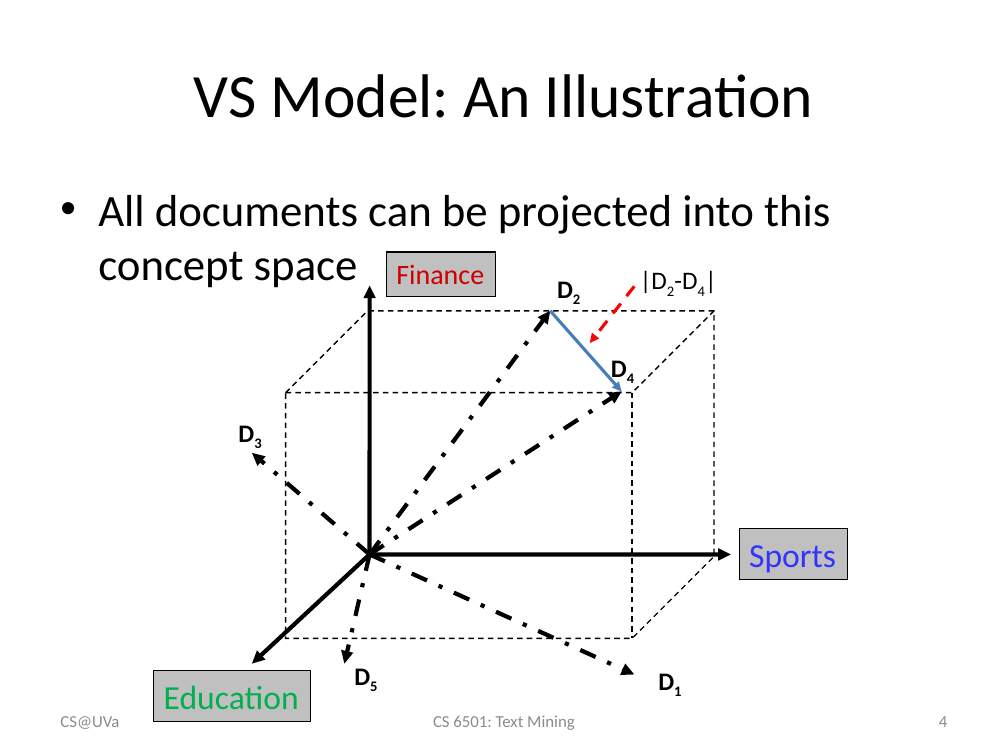
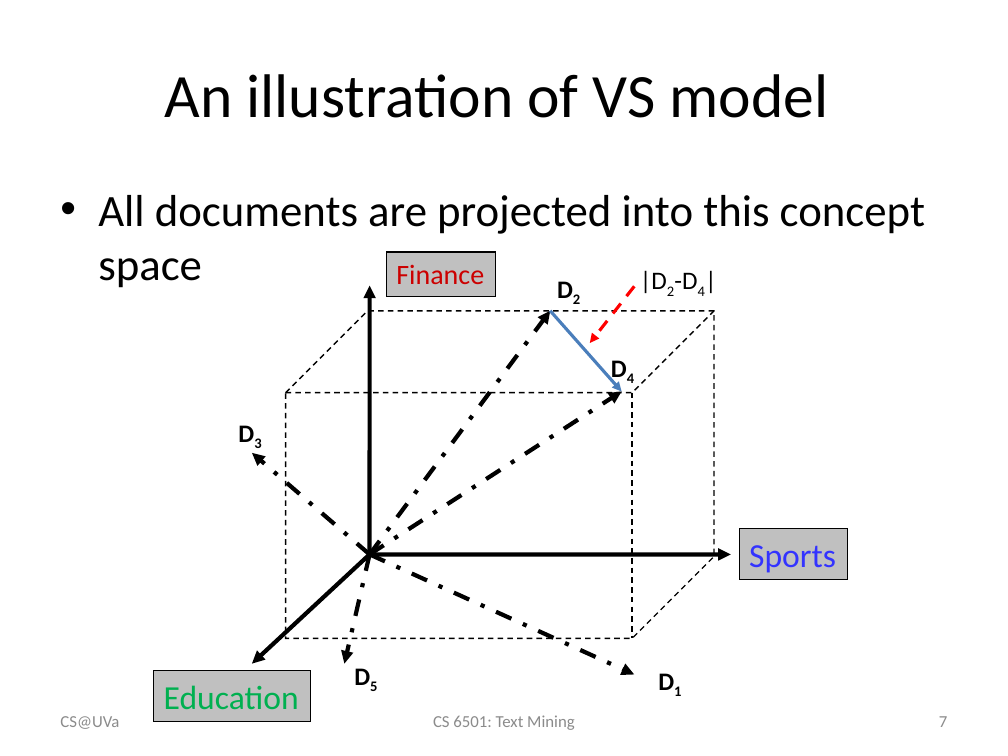
Before and after one commit to wang296/CS6501-Text-Mining, a slide deck: slide 7 of docs/VS model.pptx (slide 4 before the commit). Drawn at 1008x756 pixels with LibreOffice and Linux fonts; fonts in the diff are those of the drawing. Boxes give left, top, right and bottom in pixels: in the first picture for what was removed or moved away, otherwise in the second. Text is boxed around its words. In the diff, an @@ line names an element or a change of style, - is before the commit and + after.

```diff
--- a/docs/VS model.pptx
+++ b/docs/VS model.pptx
@@ title at bbox=[165, 74, 828, 118]: text changed @@
-VS Model: An Illustration
+An illustration of VS model
@@ text at bbox=[98, 195, 925, 288]: text changed @@
-• All documents can be projected into this concept space
+• All documents are projected into this concept space
@@ page number at bbox=[939, 716, 947, 727]: text changed @@
-4
+7
```
Also in this commit, not shown: 30 other slides changed, 4 slides added, 2 other files.
